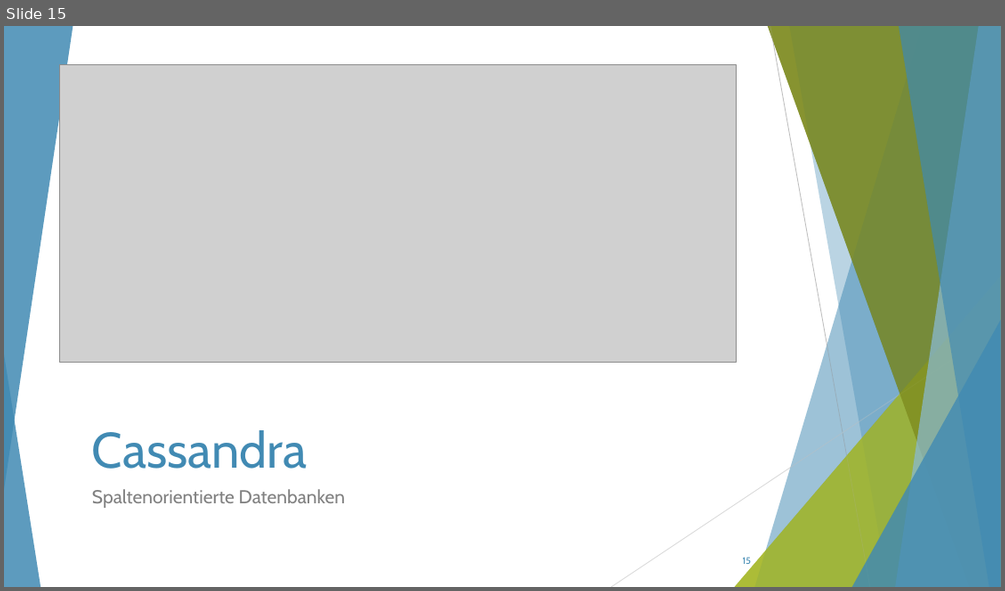
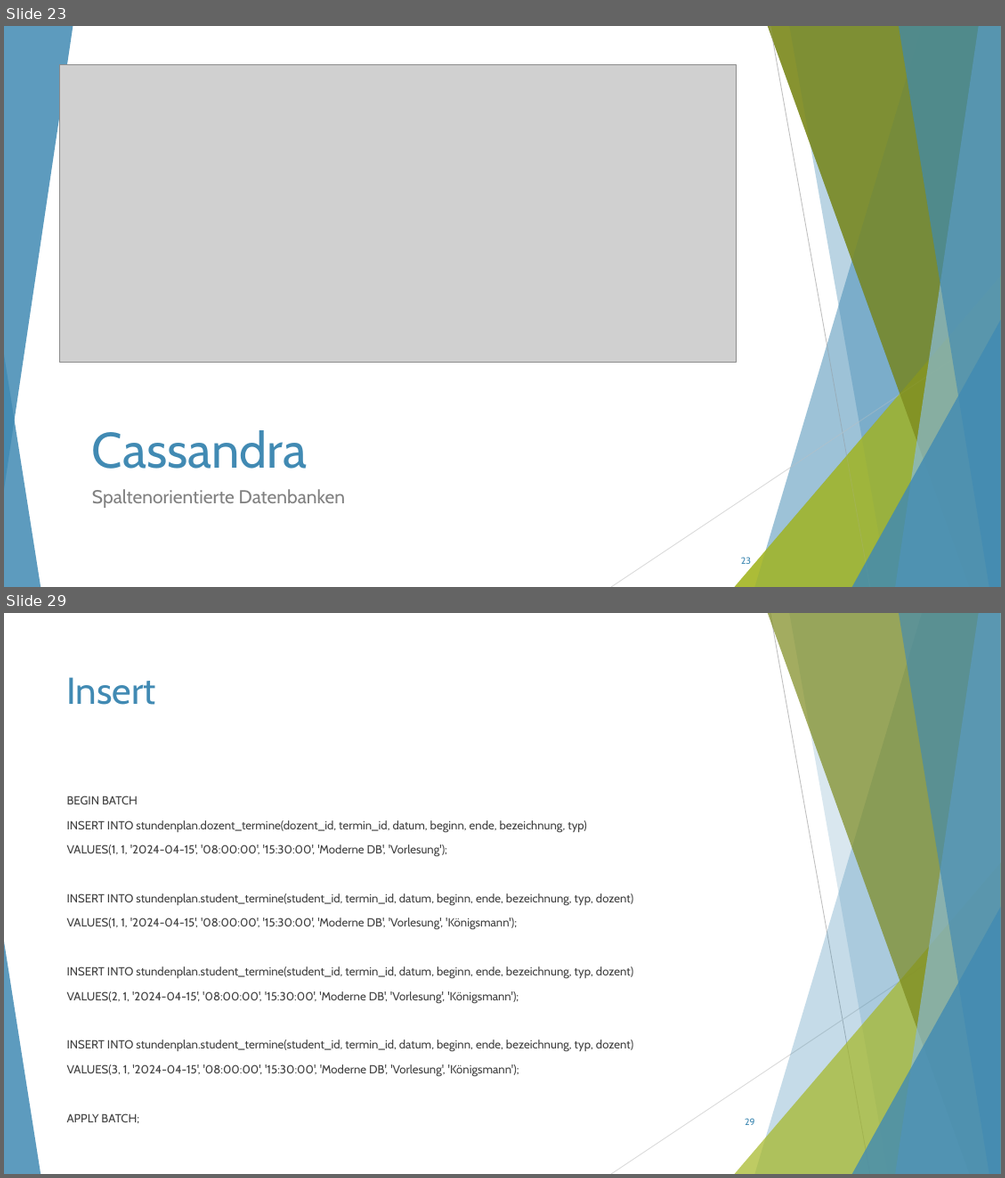
Before and after one commit to ThorbenKonopka/ModerneDB, a slide deck: Präsentation.pptx. Shown one above the other, each under a label of ours: slide 15 before the commit, slides 23 and 29 after it; the slides between them are not shown. The pictures are 1005x591 and 1005x1178 pixels, drawn with LibreOffice and Linux fonts; fonts in the diff are those of the drawing; grey boxes stand for pictures. Boxes give left, top, right and bottom in pixels: in the first picture for what was removed or moved away, otherwise in the second. Text is boxed around its words. In the diff, an @@ line names an element or a change of style, - is before the commit and + after.

```diff
--- a/Präsentation.pptx
+++ b/Präsentation.pptx
@@ slide 29 added at box(4, 613, 1001, 1174), background #FFFFFF; not listed: 8 template elements that a slide beside it also shows @@
@@ line added from (770, 613) to (870, 1174), #BFBFBF 0.75 pt @@
@@ title added at box(67, 677, 156, 705), 36 pt, text #418AB3 @@
+Insert
@@ text added at box(67, 795, 633, 1077), 11.2 pt, text #404040 @@
+BEGIN BATCH
+INSERT INTO stundenplan.dozent_termine(dozent_id, termin_id, datum, beginn, ende, bezeichnung, typ)
+VALUES(1, 1, '2024-04-15', '08:00:00', '15:30:00', 'Moderne DB', 'Vorlesung');
+INSERT INTO stundenplan.student_termine(student_id, termin_id, datum, beginn, ende, bezeichnung, typ, dozent)
+VALUES(1, 1, '2024-04-15', '08:00:00', '15:30:00', 'Moderne DB', 'Vorlesung', 'Königsmann');
+INSERT INTO stundenplan.student_termine(student_id, termin_id, datum, beginn, ende, bezeichnung, typ, dozent)
+VALUES(2, 1, '2024-04-15', '08:00:00', '15:30:00', 'Moderne DB', 'Vorlesung', 'Königsmann');
+INSERT INTO stundenplan.student_termine(student_id, termin_id, datum, beginn, ende, bezeichnung, typ, dozent)
+VALUES(3, 1, '2024-04-15', '08:00:00', '15:30:00', 'Moderne DB', 'Vorlesung', 'Königsmann');
+APPLY BATCH;
@@ line added from (1001, 915) to (611, 1174), #D9D9D9 0.75 pt @@
@@ page number added at box(744, 1118, 754, 1125), 9 pt, text #418AB3 @@
+29
@@ what was slide 15 is now slide 23 @@
@@ page number at box(741, 556, 751, 564): text changed @@
-15
+23
```
Also in this commit, not shown: 9 slides changed, 28 other slides added, 5 slides removed, 1 other file.
